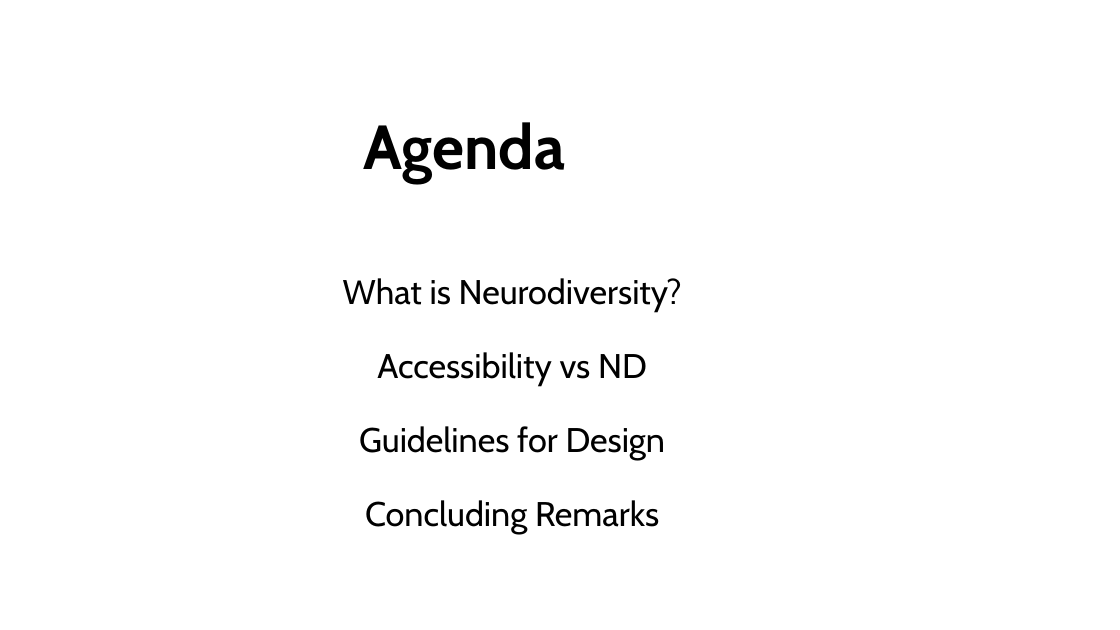
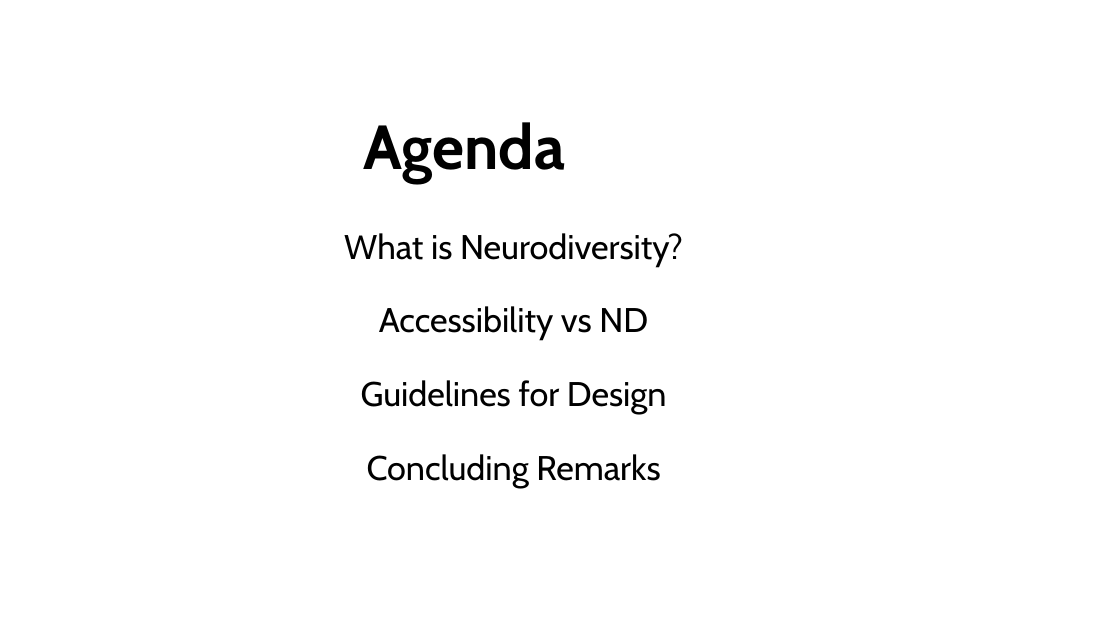
Before and after one commit to vaishnavitv/Assets-and-Publications, a slide deck: slide 11 of Speaking-Engagements/2024/Vancouver.dev/Presentation/ND-Product-Design.pptx (slide 9 before the commit). Drawn at 1120x630 pixels with LibreOffice and Linux fonts; fonts in the diff are those of the drawing. Boxes give left, top, right and bottom in pixels: in the first picture for what was removed or moved away, otherwise in the second. Text is boxed around its words. In the diff, an @@ line names an element or a change of style, - is before the commit and + after.

```diff
--- a/Speaking-Engagements/2024/Vancouver.dev/Presentation/ND-Product-Design.pptx
+++ b/Speaking-Engagements/2024/Vancouver.dev/Presentation/ND-Product-Design.pptx
@@ title "What is Neurodiversity? Accessibility vs ...": place and size @@
-title "What is Neurodiversity? Accessibility vs ..." at (343, 278, 682, 534)
+title "What is Neurodiversity? Accessibility vs ..." at (344, 233, 683, 489)
```
Also in this commit, not shown: 15 other slides changed, 7 slides added, 4 slides removed, 1 other file.
